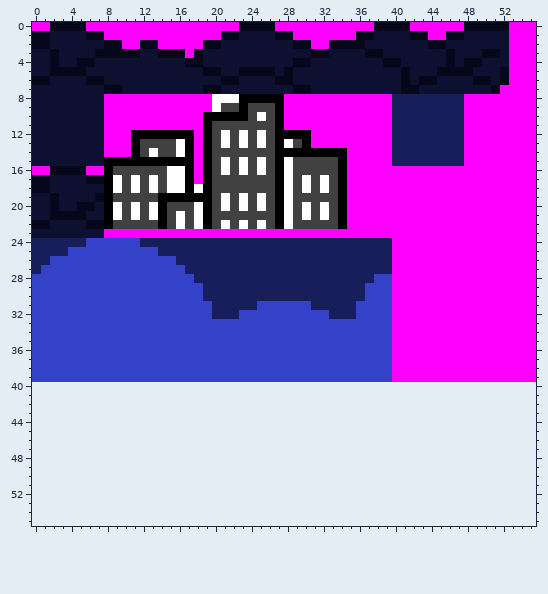
Two states of a pixel-art sprite, assets/background_night.png. The picture above is the old version.
The file is 56x40 pixels. The old version is drawn lined up with the new one, on the new canvas.
After the commit:
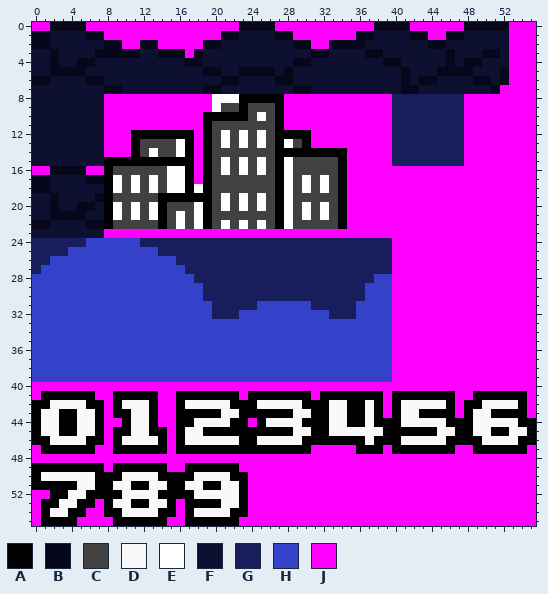
Palette (. is transparent): A #000000  B #06071a  C #414141  D #f8f8f8  E #ffffff  F #0d1031  G #181e5c  H #3342c8  J #ff00ff
What changed:
canvas 56x40 -> 56x56
y 40: x 0..55 ........................................................ -> JJJJJJJJJJJJJJJJJJJJJJJJJJJJJJJJJJJJJJJJJJJJJJJJJJJJJJJJ
y 41: x 0..55 ........................................................ -> JAAAAAAJJAAAAAJJAAAAAAAJAAAAAAAJAAAAAAAJAAAAAAAJJAAAAAAJ
y 42: x 0..55 ........................................................ -> AADDDDAAJADDDAJJADDDDDAAADDDDDAAADDAADAJADDDDDAJAADDDDAJ
y 43: x 0..55 ........................................................ -> ADDAADDAJAADDAJJAAAAADDAAAAAADDAADDAADAJADDAAAAJADDAAAAJ
y 44: x 0..55 ........................................................ -> ADDAADDAJJADDAJJAADDDDAAJADDDDAAADDAADAAADDDDDAAADDDDDAA
y 45: x 0..55 ........................................................ -> ADDAADDAJAADDAAJADDAAAAAAAAAADDAADDDDDDAAAAAADDAADDAADDA
y 46: x 0..55 ........................................................ -> AADDDDAAJADDDDAJADDDDDDAADDDDDAAAAAAADAAADDDDDAAAADDDDAA
y 47: x 0..55 ........................................................ -> JAAAAAAJJAAAAAAJAAAAAAAAAAAAAAAJJJJJAAAJAAAAAAAJJAAAAAAJ
y 48: x 0..55 ........................................................ -> JJJJJJJJJJJJJJJJJJJJJJJJJJJJJJJJJJJJJJJJJJJJJJJJJJJJJJJJ
y 49: x 0..55 ........................................................ -> AAAAAAAAJAAAAAAJJAAAAAAJJJJJJJJJJJJJJJJJJJJJJJJJJJJJJJJJ
y 50: x 0..55 ........................................................ -> ADDDDDDAAADDDDAAAADDDDAAJJJJJJJJJJJJJJJJJJJJJJJJJJJJJJJJ
y 51: x 0..55 ........................................................ -> AAAAADDAADDAADDAADDAADDAJJJJJJJJJJJJJJJJJJJJJJJJJJJJJJJJ
y 52: x 0..55 ........................................................ -> JJAADDAAAADDDDAAAADDDDDAJJJJJJJJJJJJJJJJJJJJJJJJJJJJJJJJ
y 53: x 0..55 ........................................................ -> JAADDAAJADDAADDAJAAAADDAJJJJJJJJJJJJJJJJJJJJJJJJJJJJJJJJ
y 54: x 0..55 ........................................................ -> JADDAAJJAADDDDAAJADDDDAAJJJJJJJJJJJJJJJJJJJJJJJJJJJJJJJJ
y 55: x 0..55 ........................................................ -> JAAAAJJJJAAAAAAJJAAAAAAJJJJJJJJJJJJJJJJJJJJJJJJJJJJJJJJJ
Pixel boxes of the changes (left, top, right, bottom) in both pictures:
added: (32, 382, 536, 526)
